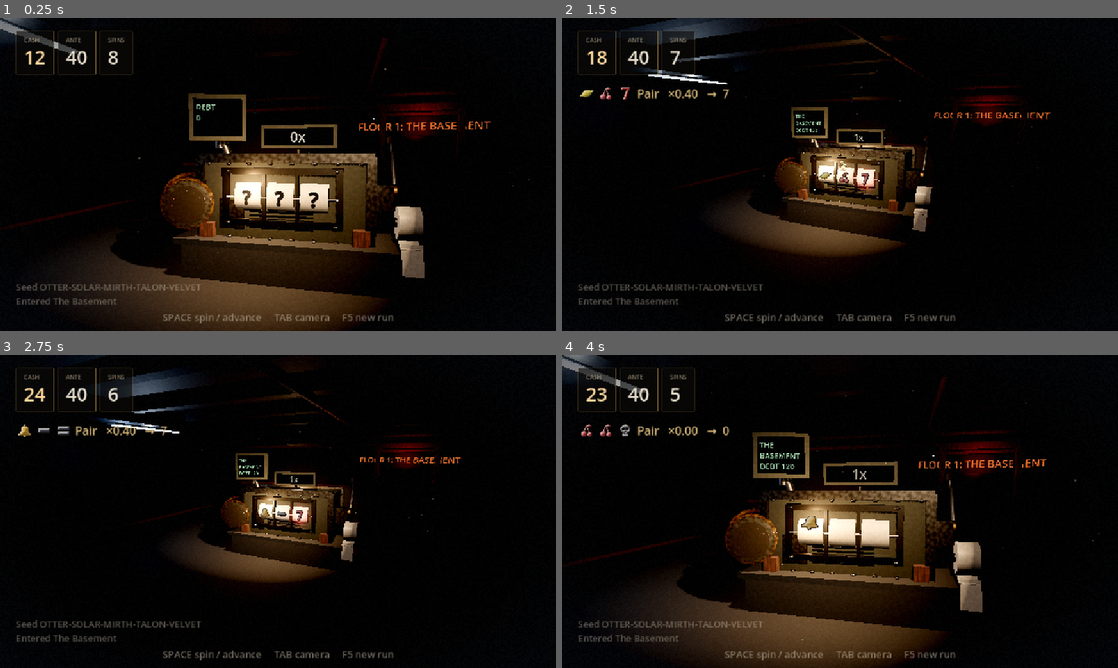
Above: before the commit, frames 1-4 (two rows, left to right).
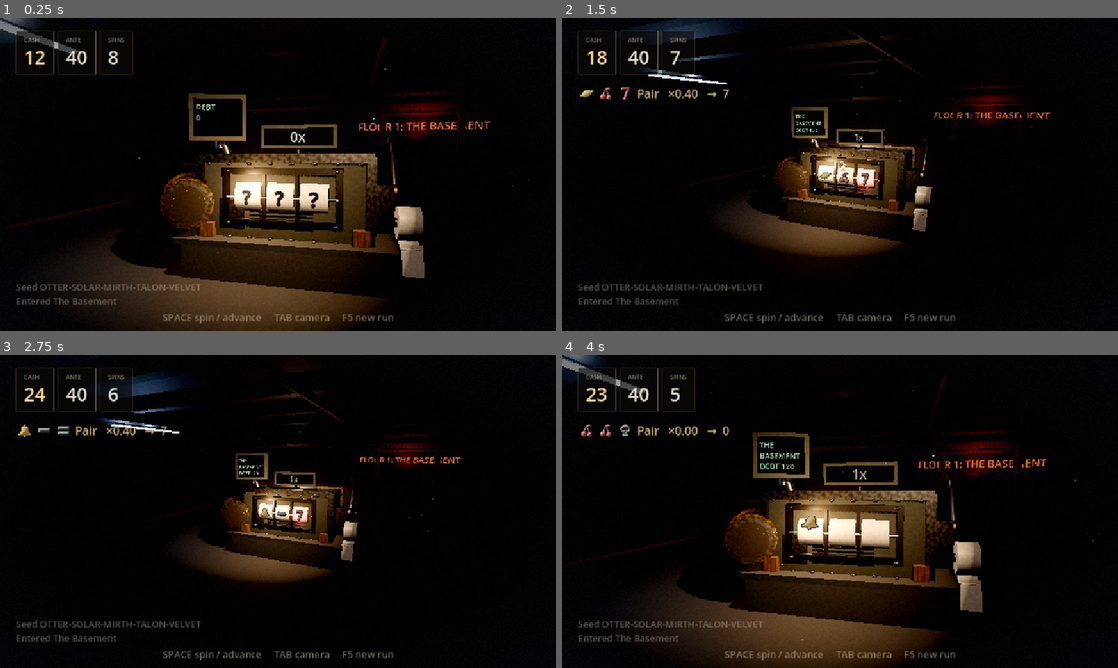
Above: after the commit, the same moments.

Repository: 11wallial/mum-birthday-weekend
Game: Godot game, scene res://scenes/3d/casino_room.tscn
Same seed, same stepped clock (60 frames per second), same inputs: the game is played once before the commit and once after it.
Inputs (mouse positions are in pixels of both pictures, inside the frame that each line leads up to):
- Up to frame 1 (0.25 s): no input
- Up to frame 2 (1.5 s): tap Enter (bb_confirm) at 0.5 s; move the mouse to (962, 158) at 0.52 s; hold Space (bb_advance) 0.53-1.28 s; click (962, 158) at 0.67 s; move the mouse to (728, 190) at 1.27 s; tap Tab (bb_camera) at 1.35 s; click (728, 190) at 1.42 s
- Up to frame 3 (2.75 s): move the mouse to (333, 442) at 2.02 s; hold Enter (bb_confirm) from 2.03 s (still down); click (333, 442) at 2.17 s
- Up to frame 4 (4 s): move the mouse to (812, 574) at 2.77 s; release Enter (bb_confirm) at 2.78 s; tap Space (bb_advance) at 2.85 s; click (812, 574) at 2.92 s; move the mouse to (1006, 558) at 3.52 s; hold Tab (bb_camera) from 3.53 s (still down); click (1006, 558) at 3.67 s

The runs differ from the first frame. In frame 2, 0.1% of the frame differs, in the area x 21-46%, y 3-56%; in frame 3, 0.5%, in the area x 23-54%, y 5-46%; in frame 4, less than 0.1%.

Commit message:
Let the floors change the light, and the room keep a record
`FloorDef.environment_id` has been emitted on every FLOOR_STARTED since the
simulation was written, and nothing had ever listened. It does now.

The room still does not swap between floors — the spec is explicit that it
accumulates, and a run's winnings, hardware and plaques all stay where they were
put. What changes is the light in it. Seven floors of the same basement lit
seven ways: tungsten and damp, then carpet and noise, then baize and brass, then
cold storage, then fluorescent paperwork, then heat, and finally a floor with no
warmth in it at all — lit like somewhere that is counting rather than playing.
The transition is slow on purpose, because a hard cut reads as a scene change
and the point is that it is the same room.

Cleared floors now hang plaques on the back wall instead of dropping orange
sticks on the carpet, which read as debris rather than as a record. A row of
struck plates going along the wall is the same information as a trophy shelf:
how far this run got, readable from across the room, and it survives everything
else the room accumulates.

The environment is duplicated at startup. Tweening the shared resource would
have written each run's lighting back into the .tres on disk.

One process note, because it cost a detour: a probe reported the plaques were at
the origin, and they were not. `global_position` is not propagated until a node
has been in the tree for a frame, so reading it inside `_initialize` reports
zero for a correctly-placed node. The local transform was right the whole time.

133/133 pass.

Co-Authored-By: Claude Opus 5 <noreply@anthropic.com>
Claude-Session: https://claude.ai/code/session_01QE67eTNkeMzNdUncixHbtk

Diff:
--- a/break-the-bank/scripts/presentation/casino_room.gd
+++ b/break-the-bank/scripts/presentation/casino_room.gd
@@ -37,6 +37,10 @@
 ## The wall sign naming the current floor. Diegetic: the player reads where they
 ## are off the room, not off an overlay.
 var _floor_sign: Label3D
+## The room's lights, handed back by [RoomSet] so [FloorMood] can reach them.
+var _room_parts: Dictionary = {}
+## The environment the mood pass tweens. Held rather than looked up each floor.
+var _environment: Environment
 var _recorder: PlaytestRecorder
 var _profile: PlayerProfile
 var _catalogue: MetaCatalogue
@@ -60,7 +64,14 @@
 	_touch = get_node_or_null(touch_bar_path) as TouchBar
 	var room_root: Node3D = get_node_or_null(room_set_path) as Node3D
 	if room_root != null:
-		_floor_sign = RoomSet.new().build(room_root).get("sign", null) as Label3D
+		_room_parts = RoomSet.new().build(room_root)
+		_floor_sign = _room_parts.get("sign", null) as Label3D
+	var world: WorldEnvironment = get_node_or_null(^"WorldEnvironment") as WorldEnvironment
+	if world != null:
+		# Duplicated, because the mood pass tweens it: without this the run would
+		# write its lighting changes back into the .tres on disk.
+		_environment = world.environment.duplicate() as Environment
+		world.environment = _environment
 	_profile = PlayerProfile.load_or_new()
 	_catalogue = MetaCatalogue.new()
 	_catalogue.load_all()
@@ -207,6 +218,18 @@
 		_slot_view.debug_fit(StringName(id))
 
 
+## Dresses the room as though [param floors] floors had been cleared and
+## [param cash] banked, and lights it as [param mood]. Visual QA only: the run's
+## state is untouched. A real run reaches a full room slowly, and the full room
+## is the one worth looking at.
+func debug_dress_room(floors: int, cash: int, mood: StringName) -> void:
+	if _dressing != null:
+		for i: int in floors:
+			_dressing.call("_add_floor_marker", i + 1)
+		_dressing.call("_sync_stacks", cash)
+	FloorMood.apply(mood, _room_parts, _environment, self)
+
+
 ## Opens the run-setup panel. For tools and tests.
 func debug_open_setup() -> void:
 	if _setup != null:
@@ -299,6 +322,9 @@
 			if _camera != null:
 				# Shake scales with how far above a routine spin this landed.
 				_camera.shake(clampf(float(payload.get("payout", 0)) / 60.0, 0.0, 1.0))
+		EffectBus.Event.FLOOR_STARTED:
+			FloorMood.apply(StringName(payload.get("environment", &"")),
+					_room_parts, _environment, self)
 		EffectBus.Event.SHOP_OPENED:
 			if _shop != null:
 				_shop.open(state)
--- /dev/null
+++ b/break-the-bank/scripts/presentation/look/floor_mood.gd
@@ -0,0 +1,124 @@
+## What each floor does to the light.
+##
+## The room does not change between floors — the spec is explicit that it
+## accumulates rather than swapping, and a player's winnings, debt and hardware
+## all stay where they were put. What changes is the light in it. Seven floors
+## of the same basement, lit seven different ways, gives the descent somewhere to
+## go without throwing away everything the run has built.
+##
+## The simulation has emitted [code]environment[/code] on every FLOOR_STARTED
+## since it was written; nothing had ever listened.
+##
+## These are presentation constants, not balance, so they live in code rather
+## than in a [code].tres[/code]: no sweep will ever want to tune the colour of
+## the vault.
+class_name FloorMood
+extends RefCounted
+
+## How long a floor takes to change the light. Slow on purpose — a hard cut
+## reads as a scene change, and the point is that it is the same room.
+const TRANSITION: float = 2.2
+
+## One floor's lighting, keyed by [member FloorDef.environment_id].
+##
+## Read as a descent: tungsten and damp at the top, then noise and warmth, then
+## money, then cold storage, then paperwork, then heat — and finally a floor with
+## no warmth in it at all, lit like a place that is counting rather than playing.
+const MOODS: Dictionary = {
+	&"basement": {
+		"key": Color(1.0, 0.831, 0.616), "key_energy": 8.0,
+		"cold": Color(0.42, 0.545, 0.769), "cold_energy": 2.1,
+		"ambient": Color(0.125, 0.145, 0.196), "ambient_energy": 0.3,
+		"fog": Color(0.129, 0.145, 0.184), "fog_density": 0.008,
+		"sign": Color(1.0, 0.376, 0.078),
+	},
+	&"casino": {
+		# Carpet and noise: everything warmer, hazier, and a red sign over it.
+		"key": Color(1.0, 0.784, 0.545), "key_energy": 8.6,
+		"cold": Color(0.86, 0.29, 0.31), "cold_energy": 2.6,
+		"ambient": Color(0.204, 0.145, 0.161), "ambient_energy": 0.36,
+		"fog": Color(0.216, 0.149, 0.161), "fog_density": 0.016,
+		"sign": Color(1.0, 0.267, 0.212),
+	},
+	&"high_roller": {
+		# Baize and brass. The green comes off the tables, not the walls.
+		"key": Color(1.0, 0.867, 0.667), "key_energy": 9.4,
+		"cold": Color(0.267, 0.667, 0.443), "cold_energy": 2.2,
+		"ambient": Color(0.11, 0.157, 0.129), "ambient_energy": 0.28,
+		"fog": Color(0.125, 0.169, 0.145), "fog_density": 0.012,
+		"sign": Color(1.0, 0.796, 0.267),
+	},
+	&"vault": {
+		# Cold storage. Hard, blue-white, and the air completely still.
+		"key": Color(0.878, 0.929, 1.0), "key_energy": 7.2,
+		"cold": Color(0.361, 0.478, 0.71), "cold_energy": 2.8,
+		"ambient": Color(0.106, 0.129, 0.176), "ambient_energy": 0.26,
+		"fog": Color(0.11, 0.133, 0.184), "fog_density": 0.005,
+		"sign": Color(0.706, 0.847, 1.0),
+	},
+	&"back_office": {
+		# Fluorescent and flat. The least dramatic floor in the game, on purpose:
+		# it is where the paperwork happens, and it should feel like it.
+		"key": Color(0.933, 0.973, 0.898), "key_energy": 6.4,
+		"cold": Color(0.62, 0.678, 0.573), "cold_energy": 3.2,
+		"ambient": Color(0.169, 0.184, 0.153), "ambient_energy": 0.44,
+		"fog": Color(0.176, 0.192, 0.161), "fog_density": 0.009,
+		"sign": Color(0.851, 0.910, 0.62),
+	},
+	&"engine_room": {
+		# Hot. Every machine on the floor wired to yours, and the air full of it.
+		"key": Color(1.0, 0.663, 0.322), "key_energy": 9.8,
+		"cold": Color(0.902, 0.353, 0.157), "cold_energy": 3.0,
+		"ambient": Color(0.235, 0.137, 0.086), "ambient_energy": 0.4,
+		"fog": Color(0.267, 0.157, 0.098), "fog_density": 0.026,
+		"sign": Color(1.0, 0.478, 0.129),
+	},
+	&"the_house": {
+		# No warmth anywhere. One cold light, deep shadow, and a sign the colour
+		# of a screen rather than of a bulb.
+		"key": Color(0.816, 0.867, 0.918), "key_energy": 5.6,
+		"cold": Color(0.271, 0.318, 0.408), "cold_energy": 1.6,
+		"ambient": Color(0.075, 0.086, 0.106), "ambient_energy": 0.2,
+		"fog": Color(0.086, 0.098, 0.118), "fog_density": 0.018,
+		"sign": Color(0.902, 0.937, 1.0),
+	},
+}
+
+
+## Eases the room's light toward [param mood_id]. Unknown ids are ignored rather
+## than defaulted, so a floor with a typo in its environment keeps the light it
+## has instead of snapping back to the basement mid-run.
+static func apply(mood_id: StringName, parts: Dictionary, environment: Environment,
+		host: Node) -> void:
+	if not MOODS.has(mood_id) or host == null:
+		return
+	var mood: Dictionary = MOODS[mood_id]
+	var tween: Tween = host.create_tween().set_parallel(true)
+	tween.set_trans(Tween.TRANS_SINE).set_ease(Tween.EASE_IN_OUT)
+
+	_light(tween, parts.get("key", null) as Light3D,
+			mood["key"], float(mood["key_energy"]))
+	_light(tween, parts.get("cold", null) as Light3D,
+			mood["cold"], float(mood["cold_energy"]))
+	var sign_label: Label3D = parts.get("sign", null) as Label3D
+	if sign_label != null:
+		tween.tween_property(sign_label, "modulate", mood["sign"], TRANSITION)
+	var spill: Light3D = parts.get("sign_spill", null) as Light3D
+	if spill != null:
+		tween.tween_property(spill, "light_color", mood["sign"], TRANSITION)
+
+	if environment != null:
+		tween.tween_property(environment, "ambient_light_color",
+				mood["ambient"], TRANSITION)
+		tween.tween_property(environment, "ambient_light_energy",
+				float(mood["ambient_energy"]), TRANSITION)
+		tween.tween_property(environment, "fog_light_color", mood["fog"], TRANSITION)
+		tween.tween_property(environment, "fog_density",
+				float(mood["fog_density"]), TRANSITION)
+
+
+static func _light(tween: Tween, light: Light3D, tint: Color, energy: float) -> void:
+	if light == null:
+		return
+	tween.tween_property(light, "light_color", tint, TRANSITION)
+	tween.tween_property(light, "light_energy", energy, TRANSITION)
--- a/break-the-bank/scripts/presentation/look/room_set.gd
+++ b/break-the-bank/scripts/presentation/look/room_set.gd
@@ -41,7 +41,18 @@
 	_wall_wash()
 	_strip_light()
 	_dust()
-	return {"sign": sign_label, "bulb": bulb}
+	# The lights come back out because [FloorMood] has to reach them every floor.
+	# They are built here so each stays with its fixture; handing back references
+	# is how that survives contact with something that needs to change them.
+	return {
+		"sign": sign_label,
+		"sign_spill": _root.get_node_or_null(^"FloorSign/Spill"),
+		"bulb": bulb,
+		"key": _root.get_node_or_null(^"Key"),
+		"cold": _root.get_node_or_null(^"StripLight/Tube"),
+		"wash": _root.get_node_or_null(^"WallWash"),
+		"ceiling": _root.get_node_or_null(^"CeilingWash"),
+	}
 
 
 ## A dim, wide light aimed at the back wall. Everything past the lamp's throw had
--- a/break-the-bank/scripts/presentation/room_dressing.gd
+++ b/break-the-bank/scripts/presentation/room_dressing.gd
@@ -5,6 +5,11 @@
 ## cleared floor leaves a marker behind.
 class_name RoomDressing
 extends Node3D
+
+## Where the first plaque hangs and how far apart the row is spaced. On the back
+## wall above the dado rail, well clear of the floor sign and the door.
+const PLAQUE_ORIGIN: Vector3 = Vector3(-2.55, 1.72, -3.24)
+const PLAQUE_SPACING: float = 0.42
 
 ## Credits represented by one stack block.
 const CREDITS_PER_BLOCK: int = 25
@@ -92,12 +97,41 @@
 	tween.tween_property(block, "position", target, 0.28).set_trans(Tween.TRANS_BOUNCE).set_ease(Tween.EASE_OUT)
 
 
+## Mounts a plaque on the back wall for a floor that has been cleared.
+##
+## These used to be orange sticks on the floor beside the machine, which read as
+## debris rather than as a record. A row of engraved plates going up the wall is
+## the same information as a trophy shelf: how far this run got, readable from
+## across the room, and it survives everything else the room accumulates.
 func _add_floor_marker(floor_index: int) -> void:
-	var marker: MeshInstance3D = MeshInstance3D.new()
-	var mesh: BoxMesh = BoxMesh.new()
-	mesh.size = Vector3(0.07, 0.5, 0.07)
-	marker.mesh = mesh
-	marker.material_override = _marker_material
-	marker.set_meta(&"kind", &"marker")
-	add_child(marker)
-	marker.position = Vector3(-1.75 - 0.17 * float(floor_index - 1), 0.25, 1.3)
+	var plaque: Node3D = Node3D.new()
+	plaque.name = "Plaque%d" % floor_index
+	plaque.set_meta(&"kind", &"marker")
+	add_child(plaque)
+	plaque.position = Vector3(
+			PLAQUE_ORIGIN.x + PLAQUE_SPACING * float(floor_index - 1),
+			PLAQUE_ORIGIN.y, PLAQUE_ORIGIN.z)
+
+	Prims.box(plaque, Vector3(0.3, 0.22, 0.03), Vector3.ZERO,
+			Materials.painted(Color(0.098, 0.09, 0.082), 33))
+	Prims.box(plaque, Vector3(0.25, 0.17, 0.02), Vector3(0.0, 0.0, 0.02),
+			_marker_material)
+	for sx: float in [-1.0, 1.0]:
+		Prims.sphere(plaque, 0.012, Vector3(sx * 0.12, 0.083, 0.022),
+				Materials.machined(Materials.STEEL, 79))
+
+	var number: Label3D = Label3D.new()
+	number.name = "Number"
+	number.text = str(floor_index)
+	number.font_size = 96
+	number.pixel_size = 0.0014
+	number.modulate = Color(0.086, 0.075, 0.055)
+	number.outline_size = 0
+	number.shaded = false
+	number.position = Vector3(0.0, 0.0, 0.032)
+	plaque.add_child(number)
+	# Arrives struck, then settles, so clearing a floor is seen being recorded.
+	plaque.scale = Vector3.ONE * 1.6
+	var tween: Tween = create_tween()
+	tween.tween_property(plaque, "scale", Vector3.ONE, 0.45) \
+			.set_trans(Tween.TRANS_BACK).set_ease(Tween.EASE_OUT)
--- a/break-the-bank/tools/visual_qa/module_sheet.gd
+++ b/break-the-bank/tools/visual_qa/module_sheet.gd
@@ -63,7 +63,12 @@
 		0:
 			if _root_node.has_method("debug_fit_modules"):
 				_root_node.call("debug_fit_modules", _choices())
-			_wait = SETTLE
+			# Four floors down, a few hundred banked, and lit as the vault. The
+			# empty room has been looked at plenty; this is the one a player
+			# spends the back half of a run in.
+			if _root_node.has_method("debug_dress_room"):
+				_root_node.call("debug_dress_room", 4, 620, &"vault")
+			_wait = SETTLE + FloorMood.TRANSITION
 			_stage = 1
 		1:
 			_capture("modules_machine")
Not shown, added: break-the-bank/scripts/presentation/look/floor_mood.gd.uid
